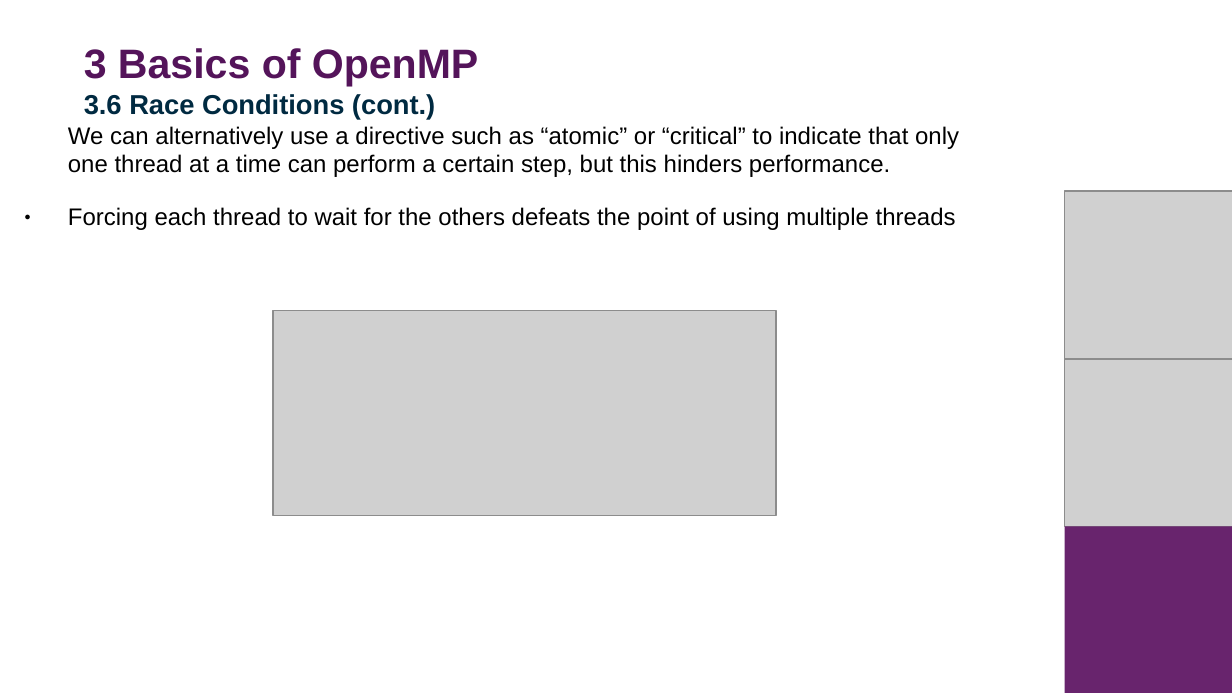
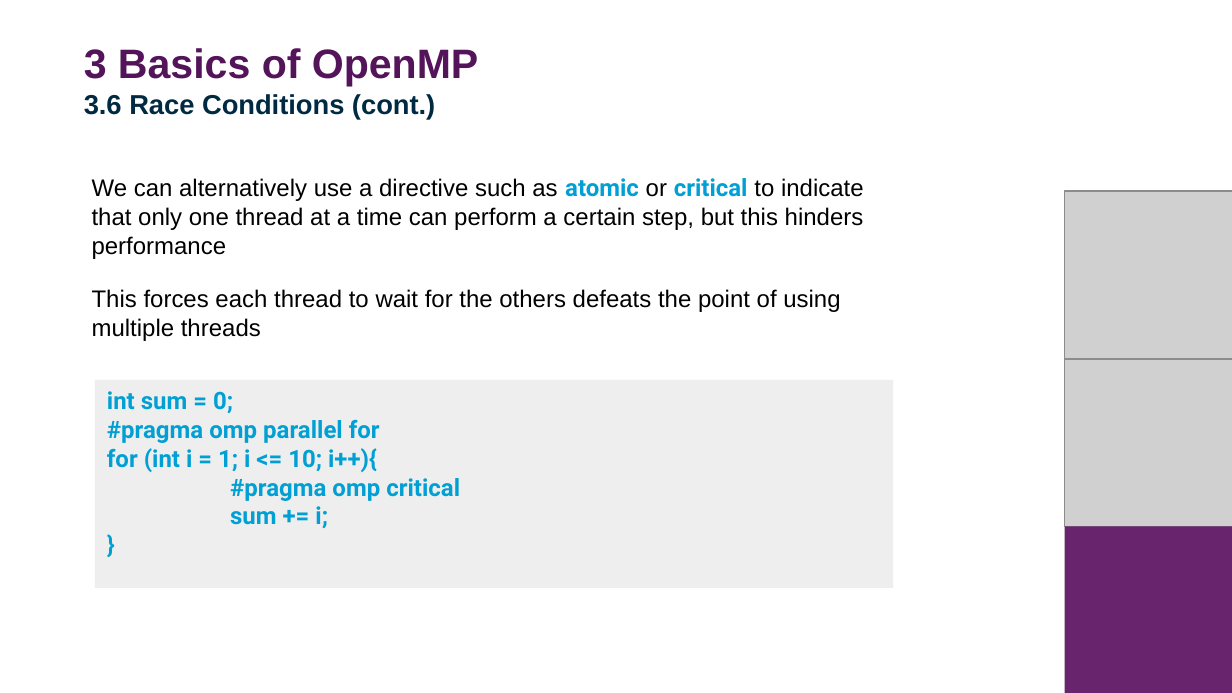
Before and after one commit to DurhamARC-Training/BasicParallelProgramming, a slide deck: slide 71 of OpenMPMPIShortCourse_Winter2025.odp. Drawn at 1232x693 pixels with LibreOffice and Linux fonts; fonts in the diff are those of the drawing; grey boxes stand for pictures; background and template pictures are left out. Boxes give left, top, right and bottom in pixels: in the first picture for what was removed or moved away, otherwise in the second. Text is boxed around its words. In the diff, an @@ line names an element or a change of style, - is before the commit and + after.

Commit message:
finishing scheduling example and OpenMP slides

```diff
--- a/OpenMPMPIShortCourse_Winter2025.odp
+++ b/OpenMPMPIShortCourse_Winter2025.odp
@@ text at (92, 178, 864, 341): text changed @@
-We can alternatively use a directive such as “atomic” or “critical” to indicate that only one thread at a time can perform a certain step, but this hinders performance.
-● Forcing each thread to wait for the others defeats the point of using multiple threads
+We can alternatively use a directive such as atomic or critical to indicate that only one thread at a time can perform a certain step, but this hinders performance
+This forces each thread to wait for the others defeats the point of using multiple threads
@@ picture removed at (274, 310, 776, 516) @@
@@ rectangle added at (95, 379, 893, 588), fill #EEEEEE, 14 pt, text #009FD4, bold @@
+int sum = 0;
+#pragma omp parallel for
+for (int i = 1; i <= 10; i++){
+#pragma omp critical
+sum += i;
+}
```
Also in this commit, not shown: 15 other slides changed, 6 slides added, 2 slides removed, 2 other files.
